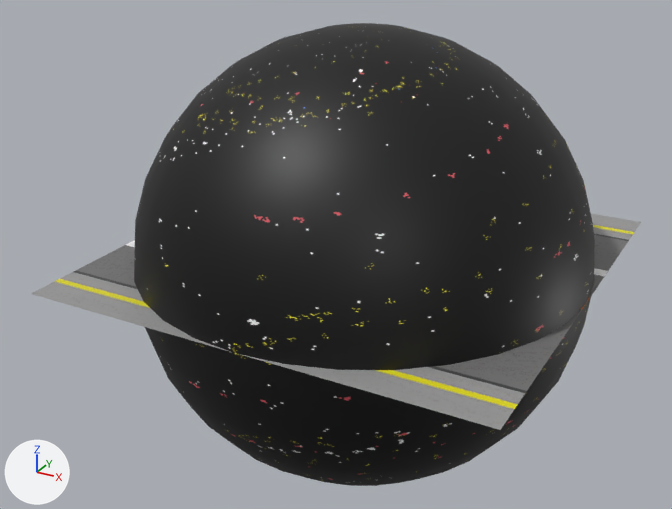
Two versions of the Blender file Resources/LevelData/GameStage/GameStage.blend, one commit apart.
Before and after are seen from a 50 mm camera at (69.1, -135.5, 66.7) aimed at (-4.1, -2.3, 0.1). Arrows for +X, +Y and +Z are at lower left; the lights stay in place.

Script lines for the objects in view, before the commit:
```python
me_平面_001 = bpy.data.meshes.new('平面.001')
me_平面_001.from_pydata(...)  # 4 vertices, 2 faces; spans x -1.0..1.0, y -1.0..1.0, z 0.0
me_平面_001.materials.append(mat_マテリアル_001)  # picture img_ground_png
me_球 = bpy.data.meshes.new('球')
me_球.from_pydata(...)  # a UV sphere (32 segments, 16 rings, poles along z) spanning x -1.0..1.0, y -1.0..1.0, z -1.0..1.0
me_球.materials.append(mat_マテリアル)  # picture img_skydome_png
ob_ground = bpy.data.objects.new('Ground', me_平面_001)
ob_ground.location = (0.0, 0.0, 0.0)
ob_ground.scale = (40.0, 40.0, 40.0)
ob_球 = bpy.data.objects.new('球', me_球)
ob_球.location = (0.0, 0.0, 0.0)
ob_球.scale = (40.0, 40.0, 40.0)
```
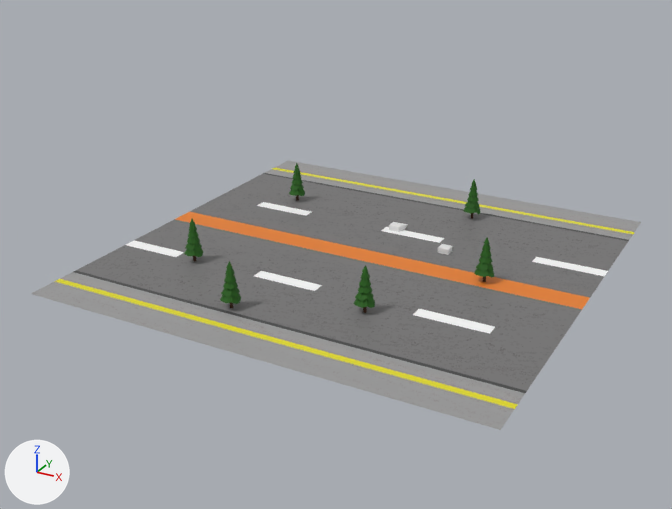
Changed parts and their boxes (x1, y1, x2, y2) in the pictures (672 x 509 px):
'球', deleted (black)
    before: (134, 23, 595, 486)
'tree1.011', added (green)
    after: (354, 265, 375, 308)
'tree1.007', added (green)
    after: (220, 261, 241, 304)
'tree1', added (green)
    after: (474, 237, 494, 278)
'tree1.003', added (green)
    after: (184, 219, 203, 257)
'tree1.008', added
    after: (463, 179, 480, 214)
'tree1.004', added
    after: (289, 163, 305, 196)
'Ground', unchanged, uncovered by the edit
    before: (31, 213, 641, 430)
    after: (31, 161, 641, 430)

The change in detail:
Picture 'Leef1.png.011' (img_leef1_png_011) is new.
Picture 'Leef1.png.010' (img_leef1_png_010) is new.
Picture 'Leef1.png.009' (img_leef1_png_009) is new.
Picture 'Leef1.png.008' (img_leef1_png_008) is new.
Picture 'Leef1.png.007' (img_leef1_png_007) is new.
Picture 'Leef1.png.006' (img_leef1_png_006) is new.
Material 'material.036' (mat_material_036) is new.
Its texture is img_leef1_png_011.
Its roughness is 0.73.
Material 'material.031' (mat_material_031) is new.
Its texture is img_leef1_png_010.
Its roughness is 0.73.
Material 'material.030' (mat_material_030) is new.
Its texture is img_leef1_png_009.
Its roughness is 0.73.
Material 'material.025' (mat_material_025) is new.
Its texture is img_leef1_png_008.
Its roughness is 0.73.
Material 'material.024' (mat_material_024) is new.
Its texture is img_leef1_png_007.
Its roughness is 0.73.
Material 'material.019' (mat_material_019) is new.
Its texture is img_leef1_png_006.
Its roughness is 0.73.
Mesh me_tree1_023 is new.
It has 200 vertices, 389 faces and spans x -1.77..1.76, y -1.68..1.76, z 1.18..8.03.
It uses material mat_material_036 (picture img_leef1_png_011).
Mesh me_tree1_020 is new.
It has 200 vertices, 389 faces and spans x -1.77..1.76, y -1.68..1.76, z 1.18..8.03.
It uses material mat_material_031 (picture img_leef1_png_010).
Mesh me_tree1_019 is new.
It has 200 vertices, 389 faces and spans x -1.77..1.76, y -1.68..1.76, z 1.18..8.03.
It uses material mat_material_030 (picture img_leef1_png_009).
Mesh me_tree1_016 is new.
It has 200 vertices, 389 faces and spans x -1.77..1.76, y -1.68..1.76, z 1.18..8.03.
It uses material mat_material_025 (picture img_leef1_png_008).
Mesh me_tree1_015 is new.
It has 200 vertices, 389 faces and spans x -1.77..1.76, y -1.68..1.76, z 1.18..8.03.
It uses material mat_material_024 (picture img_leef1_png_007).
Mesh me_tree1_012 is new.
It has 200 vertices, 389 faces and spans x -1.77..1.76, y -1.68..1.76, z 1.18..8.03.
It uses material mat_material_019 (picture img_leef1_png_006).
Object '球' (ob_球) is deleted.
Object 'tree1.011' (ob_tree1_011) is new; it shows me_tree1_023.
Its location is (10.5, -19.5, 0.0).
Object 'tree1.008' (ob_tree1_008) is new; it shows me_tree1_020.
Its location is (10.5, 26.2, 0.0).
Object 'tree1.007' (ob_tree1_007) is new; it shows me_tree1_019.
Its location is (-8.6, -28.3, 0.0).
Object 'tree1.004' (ob_tree1_004) is new; it shows me_tree1_016.
Its location is (-24.5, 18.4, 0.0).
Object 'tree1.003' (ob_tree1_003) is new; it shows me_tree1_015.
Its location is (-24.5, -16.5, 0.0).
Object 'tree1' (ob_tree1) is new; it shows me_tree1_012.
Its location is (22.8, 0.0, 0.0).
